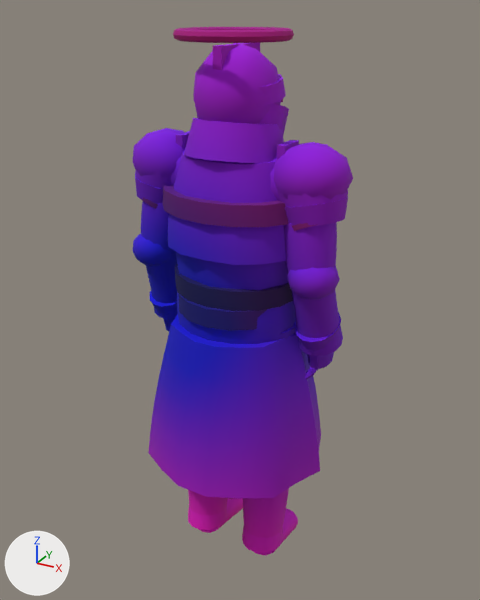
Before and after pictures for a commit that changed the glTF model assets/kit/skel_seraph.glb.
One viewpoint serves both versions: a 50 mm lens placed at (0.942, -1.689, 1.855), pointed at (-0.009, 0.042, 0.99). Arrows for +X, +Y and +Z are at lower left; the lights stay in place. The first picture is the older version. Vertices at exactly the same position are counted once.

The first picture shows 'seraph'.
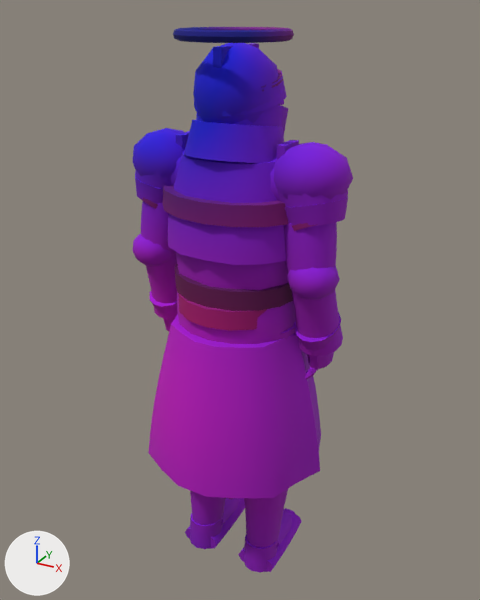
The change, as a diff of the scene's bpy script:
```diff
--- a/assets/kit/skel_seraph.glb.py
+++ b/assets/kit/skel_seraph.glb.py
@@ mat_m_iron @@
+mat_m_iron = bpy.data.materials.new('M_iron')
+# nodes: BsdfPrincipled, Mix, OutputMaterial, VertexColor
+# colours: grey #696973, mixed with the vertex colours
@@ me_seraph @@
 # used by ob_seraph; location = (0.0, 0.0, 0.0)
-me_seraph.from_pydata(...)  # 4200 vertices, 7972 faces; spans x -0.35..0.35, y -0.29..0.29, z -0.01..1.8
+me_seraph.from_pydata(...)  # 4828 vertices, 9164 faces; spans x -0.35..0.35, y -0.29..0.29, z -0.01..1.8
+# me_seraph part 1: a new loose piece of 28 vertices spanning x -0.12..0.12, y -0.12..0.16, z 1.64..1.7, in mat_m_gold
+# me_seraph part 2: 152 vertices moved from x -0.2..0.2, y -0.09..0.18, z -0.01..0.52 to x -0.2..0.2, y -0.1..0.21, z 0.0..0.52; 271 vertices removed from x -0.19..0.19, y -0.1..0.2, z 0.0..0.53; 631 vertices added at x -0.19..0.19, y -0.09..0.22, z -0.01..0.53
+# me_seraph part 3: 66 vertices moved from x -0.13..0.13, y -0.11..0.19, z 1.5..1.68 to x -0.13..0.13, y -0.11..0.2, z 1.52..1.7; 11 vertices removed from x -0.12..0.12, y -0.09..0.16, z 1.49..1.56; 25 vertices added at x -0.12..0.12, y -0.11..0.18, z 1.48..1.58
+# me_seraph part 4: 6933 kept faces spanning x -0.35..0.35, y -0.29..0.29, z 0.0..1.8 get new vertex colours
+# other edits to the shape of me_seraph do not show in these pictures
 me_seraph.materials.append(mat_m_marble)
@@ me_seraph @@
 me_seraph.materials.append(mat_m_gold)
+me_seraph.materials.append(mat_m_iron)
```

Changed parts and their boxes [x1, y1, x2, y2] in the pictures (480 x 600 px; the box of a moved part takes in the faces that stretch with it):
'seraph', reshaped
    before: [133, 27, 353, 555]
    after: [133, 27, 353, 573]
part 1 of me_seraph, added
    after: [261, 69, 283, 92]
part 2 of me_seraph, moved or reshaped
    before: [188, 488, 298, 555]
    after: [185, 489, 302, 573]
part 3 of me_seraph, moved or reshaped
    before: [194, 74, 289, 135]
    after: [194, 71, 288, 136]
part 4 of me_seraph, recoloured
    both: [133, 27, 343, 537]
